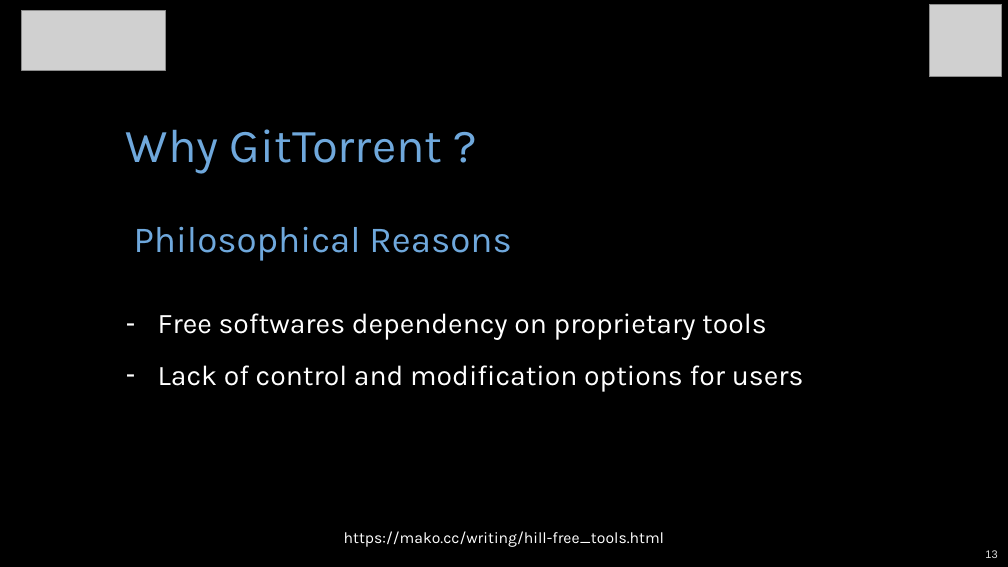
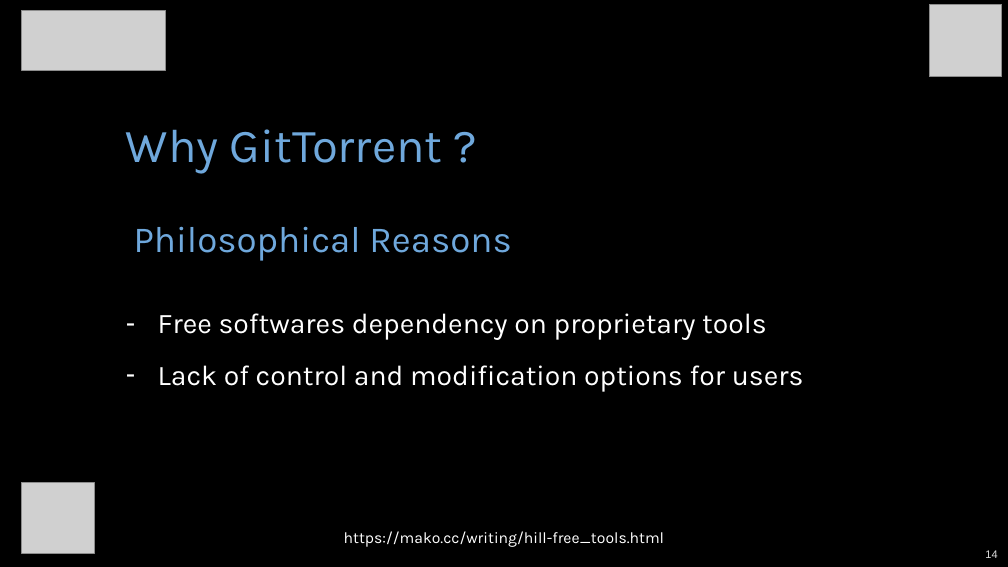
Before and after one commit to sanam2405/GitTorrent, a slide deck: slide 14 of GitTorrent-ManasPratimBiswas.pptx (slide 13 before the commit). Drawn at 1008x567 pixels with LibreOffice and Linux fonts; fonts in the diff are those of the drawing; grey boxes stand for pictures. Boxes give left, top, right and bottom in pixels: in the first picture for what was removed or moved away, otherwise in the second. Text is boxed around its words. In the diff, an @@ line names an element or a change of style, - is before the commit and + after.

```diff
--- a/GitTorrent-ManasPratimBiswas.pptx
+++ b/GitTorrent-ManasPratimBiswas.pptx
@@ picture added at box(22, 483, 95, 554) @@
@@ page number at box(985, 550, 997, 558): text changed @@
-13
+14
```
Also in this commit, not shown: 26 other slides changed, 1 other file.
